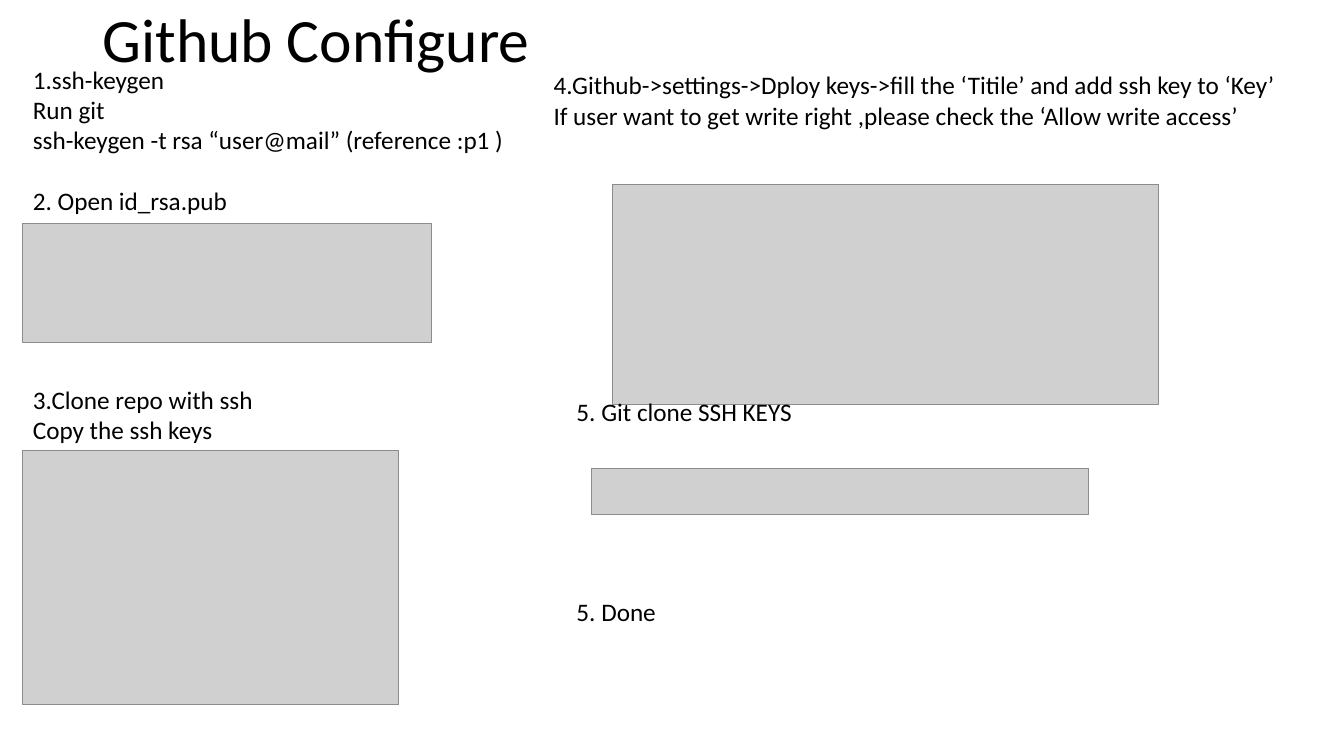
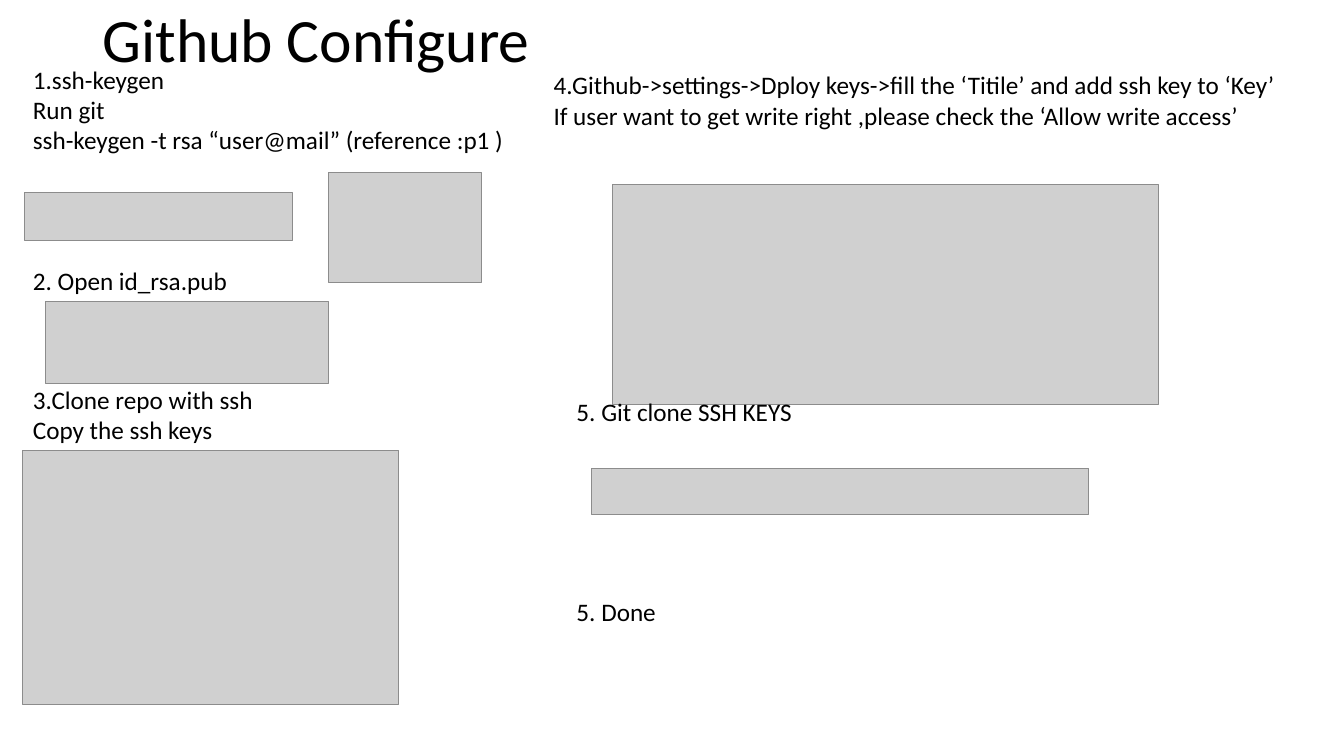
Before and after one commit to chaos1984/Python-CAR-POST, a slide deck: slide 10 of Python/Howtouse/Git Usage Instruction.pptx. Drawn at 1344x756 pixels with LibreOffice and Linux fonts; fonts in the diff are those of the drawing; grey boxes stand for pictures. Boxes give left, top, right and bottom in pixels: in the first picture for what was removed or moved away, otherwise in the second. Text is boxed around its words. In the diff, an @@ line names an element or a change of style, - is before the commit and + after.

```diff
--- a/Python/Howtouse/Git Usage Instruction.pptx
+++ b/Python/Howtouse/Git Usage Instruction.pptx
@@ picture added at <box>329,173,481,282</box> @@
@@ picture added at <box>25,193,292,241</box> @@
@@ text at <box>33,192,227,214</box>: paragraph removed @@
-2. Open id_rsa.pub
@@ text added at <box>33,272,227,294</box>, 18 pt, text #000000 @@
+2. Open id_rsa.pub
@@ picture: place and size @@
-picture at <box>23,224,432,343</box>
+picture at <box>45,301,329,384</box>
```
Also in this commit, not shown: 16 other files.
